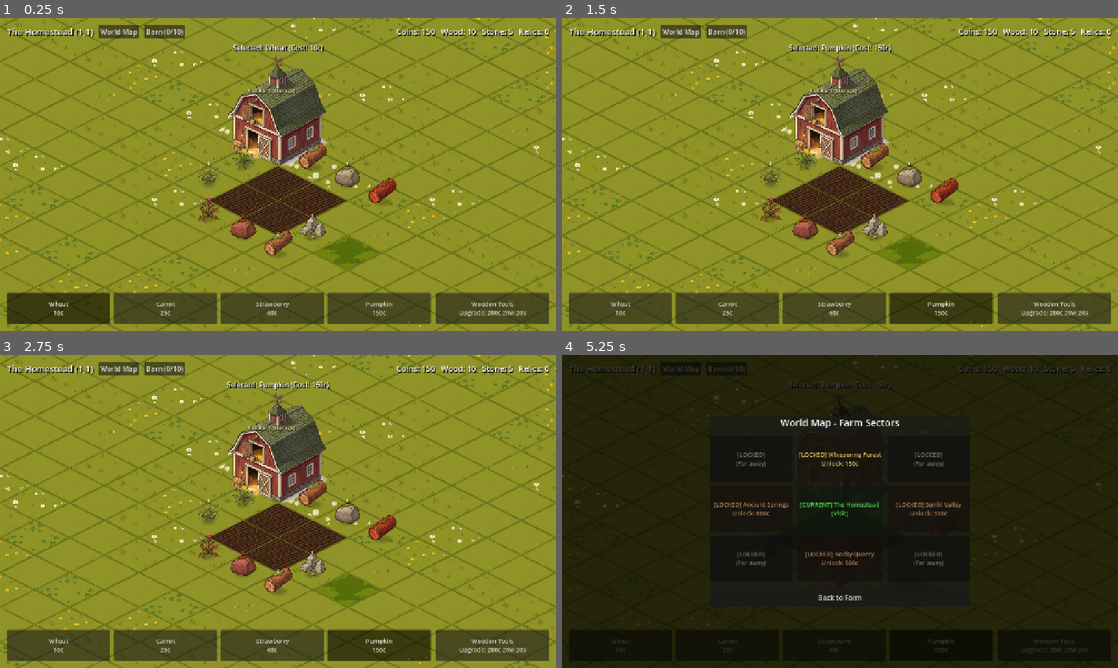
Above: before the commit, frames 1-4 (two rows, left to right).
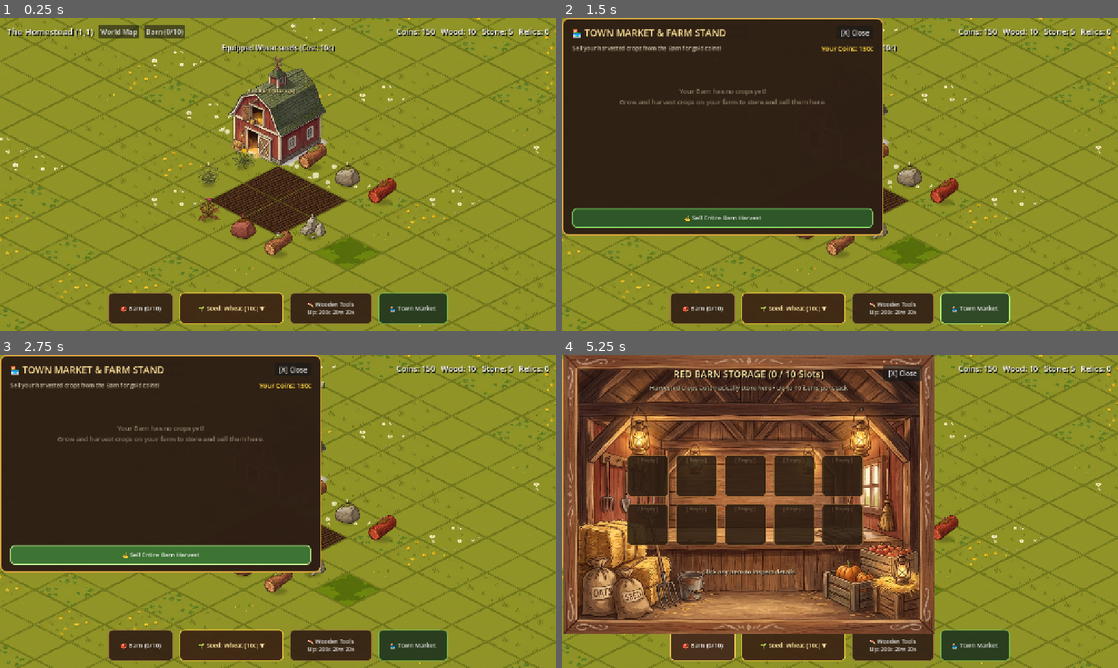
Above: after the commit, the same moments.

Repository: ShootyQ/FarmingApp
Game: Godot game, scene res://scenes/main.tscn
Two runs of this game, one before a commit and one after it. Both use one fixed random seed, a clock stepped at 60 frames per second and the inputs below.
Inputs (mouse positions are in pixels of both pictures, inside the frame that each line leads up to):
- Up to frame 1 (0.25 s): no input
- Up to frame 2 (1.5 s): click (795, 309) at 0.5 s, where only the run after the commit has a clickable "🌱 Seed: Wheat (10c) ▼"; click (973, 309) at 1.25 s, where only the run after the commit has a clickable "🏪 Town Market"
- Up to frame 3 (2.75 s): click (161, 555) at 2 s, where only the run after the commit has a clickable "💰 Sell Entire Barn Harvest"
- Up to frame 4 (5.25 s): click "World Map" at 2.75 s; click "Barn (0/10)" at 3.5 s; click (623, 646) at 4.25 s, where only the run before the commit has a clickable "Wheat 10c"; click "Barn (0/10)" (after the commit: "🎒 Barn (0/10)") at 5 s

The runs differ from the first frame. In frame 1, 9.8% of the frame differs, in the area x 1-99%, y 8-98%; in frame 2, 47%; in frame 3, 47%; in frame 4, 94%, in the area x 0-100%, y 0-100%.

Commit message:
Implement Gardener's Dock bottom UI (Concept A): Active Seed Pill, popup Seed Pouch Drawer, and Town Market modal

Diff:
--- a/scripts/game_state.gd
+++ b/scripts/game_state.gd
@@ -395,3 +395,50 @@
 
 func get_barn_used_slots() -> int:
 	return barn_inventory.size()
+
+# Selling items from Barn to Market / Vendor
+func sell_from_barn(slot_idx: int, amount: int = 1) -> bool:
+	if slot_idx < 0 or slot_idx >= barn_inventory.size():
+		return false
+	var slot = barn_inventory[slot_idx]
+	var count = slot.get("count", 0)
+	var sell_amount = min(amount, count)
+	if sell_amount <= 0:
+		return false
+
+	var item_info = GameData.get_item_info(slot["id"])
+	var unit_price = item_info.get("sell_value", 10)
+	var total_payout = unit_price * sell_amount
+
+	coins += total_payout
+	slot["count"] -= sell_amount
+
+	if slot["count"] <= 0:
+		barn_inventory.remove_at(slot_idx)
+
+	save_game()
+	state_updated.emit()
+	barn_updated.emit()
+	message_broadcast.emit("Sold %d %s for +%dc!" % [sell_amount, item_info["name"], total_payout], true)
+	return true
+
+func sell_all_from_barn() -> int:
+	var total_payout = 0
+	var total_items = 0
+	for slot in barn_inventory:
+		var item_info = GameData.get_item_info(slot["id"])
+		var unit_price = item_info.get("sell_value", 10)
+		total_payout += unit_price * slot["count"]
+		total_items += slot["count"]
+
+	if total_payout == 0:
+		message_broadcast.emit("No crops in the Barn to sell!", false)
+		return 0
+
+	coins += total_payout
+	barn_inventory.clear()
+	save_game()
+	state_updated.emit()
+	barn_updated.emit()
+	message_broadcast.emit("Sold entire barn harvest (%d items) for +%dc!" % [total_items, total_payout], true)
+	return total_payout
--- a/scripts/main.gd
+++ b/scripts/main.gd
@@ -17,10 +17,24 @@
 @onready var sector_title = $HUD/Margin/VBox/TopBar/SectorInfo/SectorTitle
 @onready var status_banner = $HUD/Margin/VBox/StatusBanner
 
-@onready var seed_bar = $HUD/Margin/VBox/BottomControls/SeedBar
-@onready var tool_btn = $HUD/Margin/VBox/BottomControls/ToolUpgradeBtn
+@onready var bottom_controls = $HUD/Margin/VBox/BottomControls
 @onready var map_modal = $HUD/MapModal
 @onready var map_grid = $HUD/MapModal/Panel/VBox/MapGrid
+
+# Gardener's Dock Controls
+var dock_barn_btn: Button
+var dock_active_seed_btn: Button
+var dock_tool_btn: Button
+var dock_market_btn: Button
+
+# Seed Drawer & Market Modal
+var seed_drawer: PanelContainer
+var seed_drawer_grid: GridContainer
+
+var market_modal: Control
+var market_items_vbox: VBoxContainer
+var market_balance_label: Label
+var market_empty_label: Label
 
 var tex_grass = [
 	preload("res://assets/tiles/iso_grass_0.png"),
@@ -97,17 +111,19 @@
 
 func _ready():
 	_build_isometric_grid()
-	_setup_seed_buttons()
+	_setup_gardener_dock()
+	_build_seed_drawer()
+	_build_market_modal()
+	_build_barn_modal()
 	_setup_map_buttons()
-	_build_barn_modal()
 
 	GameState.state_updated.connect(_refresh_ui)
 	GameState.tile_updated.connect(_on_tile_updated)
 	GameState.message_broadcast.connect(_show_message)
 	GameState.barn_opened.connect(_open_barn_modal)
 	GameState.barn_updated.connect(_refresh_barn_modal)
-
-	tool_btn.pressed.connect(_on_tool_upgrade_pressed)
+	GameState.barn_updated.connect(_refresh_market_modal)
+
 	$HUD/Margin/VBox/TopBar/SectorInfo/MapBtn.pressed.connect(func(): map_modal.visible = true)
 	$HUD/MapModal/Panel/VBox/CloseMapBtn.pressed.connect(func(): map_modal.visible = false)
 
@@ -267,26 +283,83 @@
 		plots_root.add_child(node)
 		plot_nodes.append(node)
 
-func _setup_seed_buttons():
-	for child in seed_bar.get_children():
+func _setup_gardener_dock():
+	for child in bottom_controls.get_children():
 		child.queue_free()
 
-	var group = ButtonGroup.new()
-	for crop_id in GameData.CROPS:
-		var c = GameData.CROPS[crop_id]
-		var btn = Button.new()
-		btn.toggle_mode = true
-		btn.button_group = group
-		btn.text = "%s\n%dc" % [c["name"], c["cost"]]
-		btn.add_theme_font_size_override("font_size", 14)
-		btn.size_flags_horizontal = Control.SIZE_EXPAND_FILL
-
-		var id = crop_id
-		btn.pressed.connect(func(): _select_crop(id))
-		seed_bar.add_child(btn)
-
-		if crop_id == GameState.selected_crop:
-			btn.button_pressed = true
+	bottom_controls.alignment = BoxContainer.ALIGNMENT_CENTER
+	bottom_controls.add_theme_constant_override("separation", 14)
+
+	var make_wood_sb = func(bg: Color, border: Color) -> StyleBoxFlat:
+		var sb = StyleBoxFlat.new()
+		sb.bg_color = bg
+		sb.set_border_width_all(2)
+		sb.border_color = border
+		sb.set_corner_radius_all(10)
+		sb.content_margin_left = 16
+		sb.content_margin_right = 16
+		sb.content_margin_top = 8
+		sb.content_margin_bottom = 8
+		return sb
+
+	var normal_wood = make_wood_sb.call(Color(0.20, 0.13, 0.08, 0.94), Color(0.60, 0.45, 0.25, 0.85))
+	var hover_wood = make_wood_sb.call(Color(0.28, 0.18, 0.11, 0.98), Color(0.95, 0.80, 0.35, 1.0))
+	var active_gold = make_wood_sb.call(Color(0.24, 0.15, 0.08, 0.96), Color(1.0, 0.82, 0.25, 1.0))
+
+	# 1. Barn Storage Shortcut Button
+	dock_barn_btn = Button.new()
+	dock_barn_btn.custom_minimum_size = Vector2(150, 56)
+	dock_barn_btn.text = "🎒 Barn (0/10)"
+	dock_barn_btn.add_theme_font_size_override("font_size", 14)
+	dock_barn_btn.add_theme_stylebox_override("normal", normal_wood)
+	dock_barn_btn.add_theme_stylebox_override("hover", hover_wood)
+	dock_barn_btn.add_theme_stylebox_override("pressed", hover_wood)
+	dock_barn_btn.pressed.connect(_open_barn_modal)
+	bottom_controls.add_child(dock_barn_btn)
+
+	# 2. Active Seed Pill (Click to open Seed Pouch Drawer)
+	dock_active_seed_btn = Button.new()
+	dock_active_seed_btn.custom_minimum_size = Vector2(240, 56)
+	dock_active_seed_btn.text = "🌱 Seed: Wheat (10c) ▼"
+	dock_active_seed_btn.add_theme_font_size_override("font_size", 14)
+	dock_active_seed_btn.add_theme_color_override("font_color", Color(1.0, 0.92, 0.65, 1.0))
+	dock_active_seed_btn.add_theme_stylebox_override("normal", active_gold)
+	dock_active_seed_btn.add_theme_stylebox_override("hover", hover_wood)
+	dock_active_seed_btn.add_theme_stylebox_override("pressed", hover_wood)
+	dock_active_seed_btn.pressed.connect(_toggle_seed_drawer)
+	bottom_controls.add_child(dock_active_seed_btn)
+
+	# 3. Tool Bench Button
+	dock_tool_btn = Button.new()
+	dock_tool_btn.custom_minimum_size = Vector2(190, 56)
+	dock_tool_btn.text = "🪓 Wooden Tools"
+	dock_tool_btn.add_theme_font_size_override("font_size", 13)
+	dock_tool_btn.add_theme_stylebox_override("normal", normal_wood)
+	dock_tool_btn.add_theme_stylebox_override("hover", hover_wood)
+	dock_tool_btn.add_theme_stylebox_override("pressed", hover_wood)
+	dock_tool_btn.pressed.connect(_on_tool_upgrade_pressed)
+	bottom_controls.add_child(dock_tool_btn)
+
+	# 4. Market / Farm Stand Button
+	dock_market_btn = Button.new()
+	dock_market_btn.custom_minimum_size = Vector2(160, 56)
+	dock_market_btn.text = "🏪 Town Market"
+	dock_market_btn.add_theme_font_size_override("font_size", 14)
+	var market_sb = make_wood_sb.call(Color(0.14, 0.22, 0.12, 0.94), Color(0.45, 0.75, 0.35, 0.85))
+	var market_hover = make_wood_sb.call(Color(0.18, 0.28, 0.15, 0.98), Color(0.70, 1.0, 0.50, 1.0))
+	dock_market_btn.add_theme_stylebox_override("normal", market_sb)
+	dock_market_btn.add_theme_stylebox_override("hover", market_hover)
+	dock_market_btn.add_theme_stylebox_override("pressed", market_hover)
+	dock_market_btn.pressed.connect(_open_market_modal)
+	bottom_controls.add_child(dock_market_btn)
+
+func _select_crop(crop_id: String):
+	GameState.selected_crop = crop_id
+	var c = GameData.CROPS[crop_id]
+	_show_message("Equipped %s seeds (Cost: %dc)" % [c["name"], c["cost"]], false)
+	_refresh_gardener_dock()
+	if seed_drawer:
+		seed_drawer.visible = false
 
 func _setup_map_buttons():
 	for child in map_grid.get_children():
@@ -303,10 +376,21 @@
 			btn.pressed.connect(func(): _on_map_sector_clicked(coord))
 			map_grid.add_child(btn)
 
-func _select_crop(crop_id: String):
-	GameState.selected_crop = crop_id
-	var c = GameData.CROPS[crop_id]
-	_show_message("Selected: %s (Cost: %dc)" % [c["name"], c["cost"]], false)
+func _refresh_gardener_dock():
+	if dock_barn_btn:
+		dock_barn_btn.text = "🎒 Barn (%d/10)" % GameState.get_barn_used_slots()
+
+	if dock_active_seed_btn:
+		var c = GameData.CROPS.get(GameState.selected_crop, {})
+		dock_active_seed_btn.text = "🌱 Seed: %s (%dc) ▼" % [c.get("name", "Wheat"), c.get("cost", 10)]
+
+	if dock_tool_btn:
+		var cur_tool = GameState.get_tool_info()
+		if GameState.tool_tier < GameData.TOOL_TIERS.size() - 1:
+			var next_tool = GameData.TOOL_TIERS[GameState.tool_tier + 1]
+			dock_tool_btn.text = "🪓 %s\nUp: %dc %dw %ds" % [cur_tool["name"], next_tool["cost_coins"], next_tool["cost_wood"], next_tool["cost_stone"]]
+		else:
+			dock_tool_btn.text = "🪓 %s\n(Max Tier)" % cur_tool["name"]
 
 func _on_plot_clicked(idx: int):
 	GameState.interact_with_tile(GameState.current_sector_coord, idx)
@@ -350,15 +434,13 @@
 	var s_info = GameData.SECTORS.get(GameState.current_sector_coord, {})
 	sector_title.text = "%s (%s)" % [s_info.get("name", "Farm"), GameState.current_sector_coord]
 
-	var cur_tool = GameState.get_tool_info()
-	if GameState.tool_tier < GameData.TOOL_TIERS.size() - 1:
-		var next_tool = GameData.TOOL_TIERS[GameState.tool_tier + 1]
-		tool_btn.text = "%s\nUpgrade: %dc %dw %ds" % [cur_tool["name"], next_tool["cost_coins"], next_tool["cost_wood"], next_tool["cost_stone"]]
-	else:
-		tool_btn.text = "%s\n(Max Tier)" % cur_tool["name"]
-
 	if barn_btn:
 		barn_btn.text = "Barn (%d/10)" % GameState.get_barn_used_slots()
+
+	_refresh_gardener_dock()
+
+	if market_modal and market_modal.visible:
+		_refresh_market_modal()
 
 	for i in range(16):
 		_render_plot(i)
@@ -818,3 +900,326 @@
 		]
 	else:
 		barn_detail_label.text = "Empty Storage Slot (%d of 10) • Harvested crops are stored here automatically!" % (slot_idx + 1)
+
+# Seed Pouch Drawer (Scalable seed selection popup)
+func _build_seed_drawer():
+	seed_drawer = PanelContainer.new()
+	seed_drawer.name = "SeedDrawer"
+	seed_drawer.visible = false
+
+	var sb = StyleBoxFlat.new()
+	sb.bg_color = Color(0.16, 0.10, 0.06, 0.96)
+	sb.set_border_width_all(2)
+	sb.border_color = Color(1.0, 0.82, 0.35, 0.9)
+	sb.set_corner_radius_all(12)
+	sb.content_margin_left = 18
+	sb.content_margin_right = 18
+	sb.content_margin_top = 12
+	sb.content_margin_bottom = 12
+	seed_drawer.add_theme_stylebox_override("panel", sb)
+
+	seed_drawer.anchors_preset = Control.PRESET_BOTTOM_WIDE
+	seed_drawer.offset_top = -220
+	seed_drawer.offset_bottom = -76
+	seed_drawer.offset_left = 180
+	seed_drawer.offset_right = -180
+	$HUD.add_child(seed_drawer)
+
+	var vbox = VBoxContainer.new()
+	vbox.add_theme_constant_override("separation", 8)
+	seed_drawer.add_child(vbox)
+
+	var header = Label.new()
+	header.text = "🌱 SEED POUCH • SELECT SEED TO PLANT"
+	header.horizontal_alignment = HORIZONTAL_ALIGNMENT_CENTER
+	header.add_theme_font_size_override("font_size", 14)
+	header.add_theme_color_override("font_color", Color(1.0, 0.90, 0.60, 1.0))
+	vbox.add_child(header)
+
+	seed_drawer_grid = GridContainer.new()
+	seed_drawer_grid.columns = 4
+	seed_drawer_grid.size_flags_horizontal = Control.SIZE_EXPAND_FILL
+	seed_drawer_grid.add_theme_constant_override("h_separation", 12)
+	seed_drawer_grid.add_theme_constant_override("v_separation", 8)
+	vbox.add_child(seed_drawer_grid)
+
+	for crop_id in GameData.CROPS:
+		var c = GameData.CROPS[crop_id]
+		var item_info = GameData.get_item_info(crop_id)
+
+		var card = Button.new()
+		card.custom_minimum_size = Vector2(130, 72)
+		card.size_flags_horizontal = Control.SIZE_EXPAND_FILL
+
+		var card_sb = StyleBoxFlat.new()
+		card_sb.bg_color = Color(0.22, 0.15, 0.09, 0.92)
+		card_sb.set_border_width_all(2)
+		card_sb.border_color = Color(0.55, 0.42, 0.25, 0.7)
+		card_sb.set_corner_radius_all(8)
+		card.add_theme_stylebox_override("normal", card_sb)
+
+		var card_h = card_sb.duplicate()
+		card_h.border_color = Color(1.0, 0.85, 0.35, 1.0)
+		card_h.bg_color = Color(0.30, 0.20, 0.12, 0.98)
+		card.add_theme_stylebox_override("hover", card_h)
+		card.add_theme_stylebox_override("pressed", card_h)
+
+		var inner = HBoxContainer.new()
+		inner.mouse_filter = Control.MOUSE_FILTER_IGNORE
+		inner.anchors_preset = Control.PRESET_FULL_RECT
+		inner.offset_left = 6
+		inner.offset_right = -6
+		inner.offset_top = 4
+		inner.offset_bottom = -4
+		card.add_child(inner)
+
+		var ic = TextureRect.new()
+		ic.expand_mode = TextureRect.EXPAND_IGNORE_SIZE
+		ic.stretch_mode = TextureRect.STRETCH_KEEP_ASPECT_CENTERED
+		ic.custom_minimum_size = Vector2(44, 44)
+		ic.size_flags_vertical = Control.SIZE_SHRINK_CENTER
+		if item_info.get("icon", "") != "":
+			ic.texture = load(item_info["icon"])
+		inner.add_child(ic)
+
+		var d_vbox = VBoxContainer.new()
+		d_vbox.size_flags_horizontal = Control.SIZE_EXPAND_FILL
+		d_vbox.alignment = BoxContainer.ALIGNMENT_CENTER
+		inner.add_child(d_vbox)
+
+		var name_lbl = Label.new()
+		name_lbl.text = c["name"]
+		name_lbl.add_theme_font_size_override("font_size", 13)
+		name_lbl.add_theme_color_override("font_color", Color(1.0, 0.95, 0.85, 1.0))
+		d_vbox.add_child(name_lbl)
+
+		var cost_lbl = Label.new()
+		cost_lbl.text = "%dc • %ds" % [c["cost"], int(c["grow_time"])]
+		cost_lbl.add_theme_font_size_override("font_size", 11)
+		cost_lbl.add_theme_color_override("font_color", Color(1.0, 0.82, 0.25, 0.95))
+		d_vbox.add_child(cost_lbl)
+
+		var target_id = crop_id
+		card.pressed.connect(func(): _select_crop(target_id))
+		seed_drawer_grid.add_child(card)
+
+func _toggle_seed_drawer():
+	if seed_drawer:
+		seed_drawer.visible = not seed_drawer.visible
+
+# Town Market & Farm Stand Modal (Selling crops from the Barn)
+func _build_market_modal():
+	market_modal = Control.new()
+	market_modal.name = "MarketModal"
+	market_modal.anchors_preset = Control.PRESET_FULL_RECT
+	market_modal.visible = false
+	$HUD.add_child(market_modal)
+
+	# Dimmed overlay
+	var overlay = ColorRect.new()
+	overlay.anchors_preset = Control.PRESET_FULL_RECT
+	overlay.color = Color(0, 0, 0, 0.72)
+	overlay.mouse_filter = Control.MOUSE_FILTER_STOP
+	overlay.gui_input.connect(func(event):
+		if event is InputEventMouseButton and event.pressed:
+			market_modal.visible = false
+	)
+	market_modal.add_child(overlay)
+
+	var center = CenterContainer.new()
+	center.anchors_preset = Control.PRESET_FULL_RECT
+	center.mouse_filter = Control.MOUSE_FILTER_IGNORE
+	market_modal.add_child(center)
+
+	# Market Stall Panel
+	var panel = PanelContainer.new()
+	panel.custom_minimum_size = Vector2(740, 500)
+	var psb = StyleBoxFlat.new()
+	psb.bg_color = Color(0.18, 0.12, 0.08, 0.98)
+	psb.set_border_width_all(3)
+	psb.border_color = Color(0.85, 0.65, 0.25, 1.0)
+	psb.set_corner_radius_all(14)
+	psb.content_margin_left = 24
+	psb.content_margin_right = 24
+	psb.content_margin_top = 18
+	psb.content_margin_bottom = 18
+	panel.add_theme_stylebox_override("panel", psb)
+	center.add_child(panel)
+
+	var vbox = VBoxContainer.new()
+	vbox.add_theme_constant_override("separation", 10)
+	panel.add_child(vbox)
+
+	# Top bar of modal: Title & Close
+	var top_h = HBoxContainer.new()
+	vbox.add_child(top_h)
+
+	var title = Label.new()
+	title.text = "🏪 TOWN MARKET & FARM STAND"
+	title.size_flags_horizontal = Control.SIZE_EXPAND_FILL
+	title.add_theme_font_size_override("font_size", 22)
+	title.add_theme_color_override("font_color", Color(1.0, 0.90, 0.60, 1.0))
+	top_h.add_child(title)
+
+	var close_btn = Button.new()
+	close_btn.text = " [X] Close "
+	close_btn.pressed.connect(func(): market_modal.visible = false)
+	top_h.add_child(close_btn)
+
+	# Subtitle / Balance
+	var sub_h = HBoxContainer.new()
+	vbox.add_child(sub_h)
+
+	var sub = Label.new()
+	sub.text = "Sell your harvested crops from the Barn for gold coins!"
+	sub.size_flags_horizontal = Control.SIZE_EXPAND_FILL
+	sub.add_theme_font_size_override("font_size", 13)
+	sub.add_theme_color_override("font_color", Color(0.85, 0.80, 0.70, 0.9))
+	sub_h.add_child(sub)
+
+	market_balance_label = Label.new()
+	market_balance_label.text = "Your Coins: %dc" % GameState.coins
+	market_balance_label.add_theme_font_size_override("font_size", 15)
+	market_balance_label.add_theme_color_override("font_color", Color(1.0, 0.85, 0.25, 1.0))
+	sub_h.add_child(market_balance_label)
+
+	# Scroll area for items stored in Barn
+	var scroll = ScrollContainer.new()
+	scroll.custom_minimum_size = Vector2(0, 300)
+	scroll.size_flags_vertical = Control.SIZE_EXPAND_FILL
+	vbox.add_child(scroll)
+
+	market_items_vbox = VBoxContainer.new()
+	market_items_vbox.size_flags_horizontal = Control.SIZE_EXPAND_FILL
+	market_items_vbox.add_theme_constant_override("separation", 8)
+	scroll.add_child(market_items_vbox)
+
+	market_empty_label = Label.new()
+	market_empty_label.text = "Your Barn has no crops yet!\nGrow and harvest crops on your farm to store and sell them here."
+	market_empty_label.horizontal_alignment = HORIZONTAL_ALIGNMENT_CENTER
+	market_empty_label.vertical_alignment = VERTICAL_ALIGNMENT_CENTER
+	market_empty_label.custom_minimum_size = Vector2(0, 180)
+	market_empty_label.add_theme_font_size_override("font_size", 15)
+	market_empty_label.add_theme_color_override("font_color", Color(0.7, 0.65, 0.55, 0.7))
+	market_items_vbox.add_child(market_empty_label)
+
+	# Bottom Action Bar: Sell All
+	var bottom_h = HBoxContainer.new()
+	bottom_h.add_theme_constant_override("separation", 16)
+	vbox.add_child(bottom_h)
+
+	var sell_all_btn = Button.new()
+	sell_all_btn.name = "SellAllBtn"
+	sell_all_btn.size_flags_horizontal = Control.SIZE_EXPAND_FILL
+	sell_all_btn.custom_minimum_size = Vector2(0, 44)
+	sell_all_btn.text = "💰 Sell Entire Barn Harvest"
+	sell_all_btn.add_theme_font_size_override("font_size", 14)
+
+	var sb_green = StyleBoxFlat.new()
+	sb_green.bg_color = Color(0.18, 0.35, 0.16, 0.95)
+	sb_green.set_border_width_all(2)
+	sb_green.border_color = Color(0.60, 0.95, 0.45, 0.9)
+	sb_green.set_corner_radius_all(8)
+	sell_all_btn.add_theme_stylebox_override("normal", sb_green)
+
+	var sb_gh = sb_green.duplicate()
+	sb_gh.bg_color = Color(0.24, 0.45, 0.20, 1.0)
+	sb_gh.border_color = Color(0.80, 1.0, 0.60, 1.0)
+	sell_all_btn.add_theme_stylebox_override("hover", sb_gh)
+	sell_all_btn.add_theme_stylebox_override("pressed", sb_gh)
+	sell_all_btn.pressed.connect(_on_market_sell_all_pressed)
+	bottom_h.add_child(sell_all_btn)
+
+func _open_market_modal():
+	if seed_drawer:
+		seed_drawer.visible = false
+	market_modal.visible = true
+	_refresh_market_modal()
+
+func _refresh_market_modal():
+	if not market_modal or not market_items_vbox:
+		return
+
+	market_balance_label.text = "Your Coins: %dc" % GameState.coins
+
+	# Clear previous rows (except empty label)
+	for child in market_items_vbox.get_children():
+		if child != market_empty_label:
+			child.queue_free()
+
+	var has_items = GameState.barn_inventory.size() > 0
+	market_empty_label.visible = not has_items
+
+	for i in range(GameState.barn_inventory.size()):
+		var slot = GameState.barn_inventory[i]
+		var item_info = GameData.get_item_info(slot["id"])
+		var count = slot["count"]
+		var unit_price = item_info.get("sell_value", 10)
+		var total_price = unit_price * count
+
+		var row = PanelContainer.new()
+		var rsb = StyleBoxFlat.new()
+		rsb.bg_color = Color(0.24, 0.17, 0.11, 0.92)
+		rsb.set_border_width_all(1)
+		rsb.border_color = Color(0.55, 0.42, 0.25, 0.6)
+		rsb.set_corner_radius_all(8)
+		rsb.content_margin_left = 12
+		rsb.content_margin_right = 12
+		rsb.content_margin_top = 8
+		rsb.content_margin_bottom = 8
+		row.add_theme_stylebox_override("panel", rsb)
+
+		var rh = HBoxContainer.new()
+		rh.add_theme_constant_override("separation", 14)
+		row.add_child(rh)
+
+		# Icon
+		var ic = TextureRect.new()
+		ic.custom_minimum_size = Vector2(44, 44)
+		ic.expand_mode = TextureRect.EXPAND_IGNORE_SIZE
+		ic.stretch_mode = TextureRect.STRETCH_KEEP_ASPECT_CENTERED
+		if item_info.get("icon", "") != "":
+			ic.texture = load(item_info["icon"])
+		rh.add_child(ic)
+
+		# Name & Count
+		var name_v = VBoxContainer.new()
+		name_v.size_flags_horizontal = Control.SIZE_EXPAND_FILL
+		rh.add_child(name_v)
+
+		var nl = Label.new()
+		nl.text = "%s (x%d in Barn)" % [item_info["name"], count]
+		nl.add_theme_font_size_override("font_size", 14)
+		nl.add_theme_color_override("font_color", Color(1.0, 0.95, 0.85, 1.0))
+		name_v.add_child(nl)
+
+		var pl = Label.new()
+		pl.text = "Value: +%dc each • Total: +%dc" % [unit_price, total_price]
+		pl.add_theme_font_size_override("font_size", 12)
+		pl.add_theme_color_override("font_color", Color(1.0, 0.85, 0.35, 0.95))
+		name_v.add_child(pl)
+
+		# Sell 1 Button
+		var s1 = Button.new()
+		s1.text = " Sell 1 (+%dc) " % unit_price
+		var slot_idx = i
+		s1.pressed.connect(func():
+			GameState.sell_from_barn(slot_idx, 1)
+			_refresh_market_modal()
+		)
+		rh.add_child(s1)
+
+		# Sell All Button
+		var sa = Button.new()
+		sa.text = " Sell All (+%dc) " % total_price
+		sa.pressed.connect(func():
+			GameState.sell_from_barn(slot_idx, count)
+			_refresh_market_modal()
+		)
+		rh.add_child(sa)
+
+		market_items_vbox.add_child(row)
+
+func _on_market_sell_all_pressed():
+	GameState.sell_all_from_barn()
+	_refresh_market_modal()
